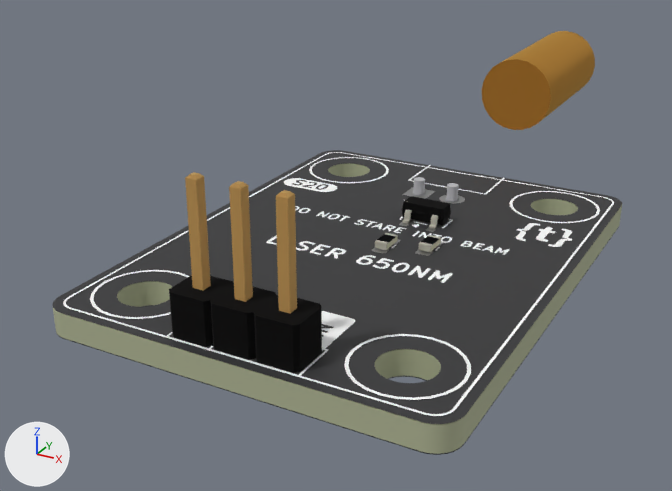
The glTF model assets/img/kit/s20.glb: old version first, new version second.
One viewpoint serves both versions: a 50 mm lens placed at (0.1357, -0.1637, 0.0249), pointed at (0.1062, -0.1101, -0.0019). Every picture has the same lights, and +X, +Y and +Z are marked at lower left. The first picture is the older version. Where no turn or scale is listed for an object, it has been applied to the vertices. Vertices at exactly the same position are counted once.

Objects in the first picture: '=>[0:1:1:11]', '=>[0:1:1:7]', '=>[0:1:1:9]', 'J1', 'Laser_6mm_0', 'Laser_6mm_2', 'Q1', 'R1', 'R2' and 2 more.
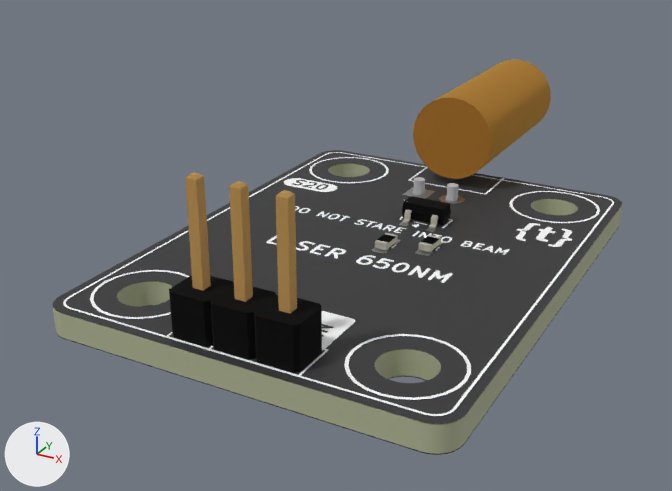
Changed parts and their boxes (x1, y1, x2, y2) in the pictures (672 x 491 px):
'Laser_6mm_0', recoloured, moved
    before: (482, 31, 595, 130)
    after: (413, 59, 551, 179)

Edits to the bpy script that builds the scene:
```text
Change mat_mat_3:
    mat_mat_3.base_color: (0.778, 0.77, 0.626) -> (0.604, 0.342, 0.0732)  # pale yellow #e4e3cf -> orange #cc9e4c
Change mat_mat_5:
    mat_mat_5.base_color: (0.0192, 0.0185, 0.0185) -> (0.692, 0.692, 0.711)  # black #262525 -> light grey #d9d9db
Change me_laser_6mm_0:
    used by ob_laser_6mm_0; location = (0.11073, -0.106, 0.0016)
    remove me_laser_6mm_0.from_pydata(...)  # 48 vertices, 92 faces; spans x -0.00173..0.00427, y 0.0165..0.0305, z 0.0005..0.0065
    remove me_laser_6mm_0.materials.append(mat_mat_8)  # orange #cc9e4c
    add me_laser_6mm_0.from_pydata(...)  # 48 vertices, 92 faces; spans x -0.00173..0.00427, y 0.0025..0.0165, z 0.0005..0.0065
    me_laser_6mm_0 part 1: the whole mesh is moved by (0.0, -0.014, 0.0)
    add me_laser_6mm_0.materials.append(mat_mat_3)  # orange #cc9e4c
Change me_laser_6mm_2:
    where me_laser_6mm_2.from_pydata(...)  # 96 vertices, 184 faces; spans x -0.0004..0.00294, y -0.0004..0.0004, z -0.002..0.001
    remove me_laser_6mm_2.materials.append(mat_mat_10)  # light grey #d9d9db
    add me_laser_6mm_2.materials.append(mat_mat_5)  # light grey #d9d9db
```
